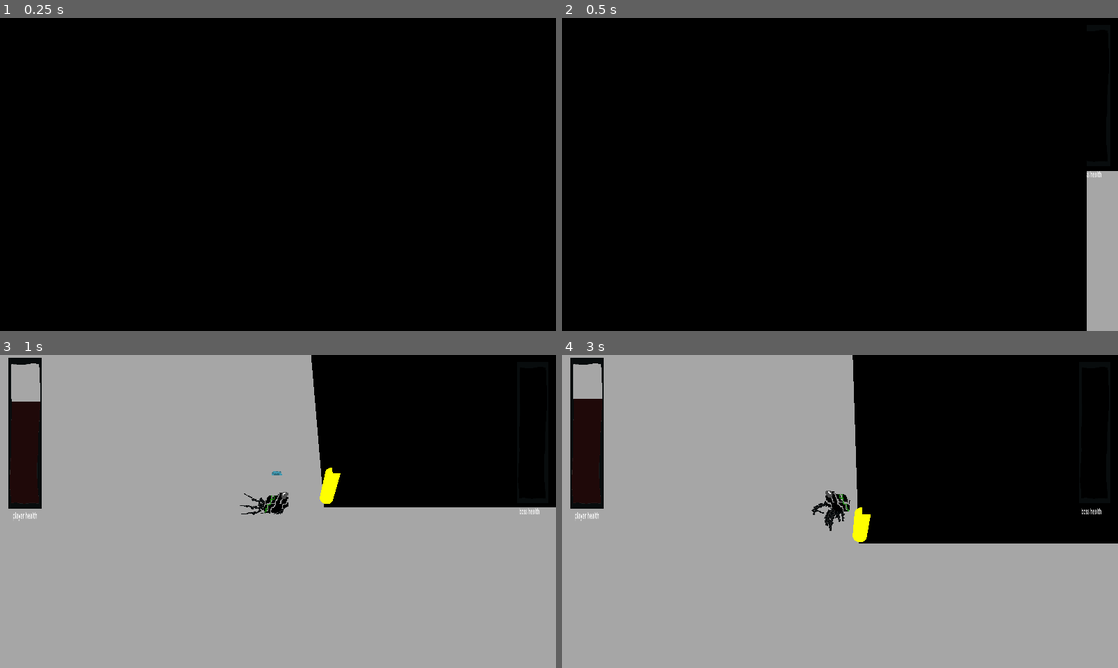
Above: before the commit, frames 1-4 (two rows, left to right).
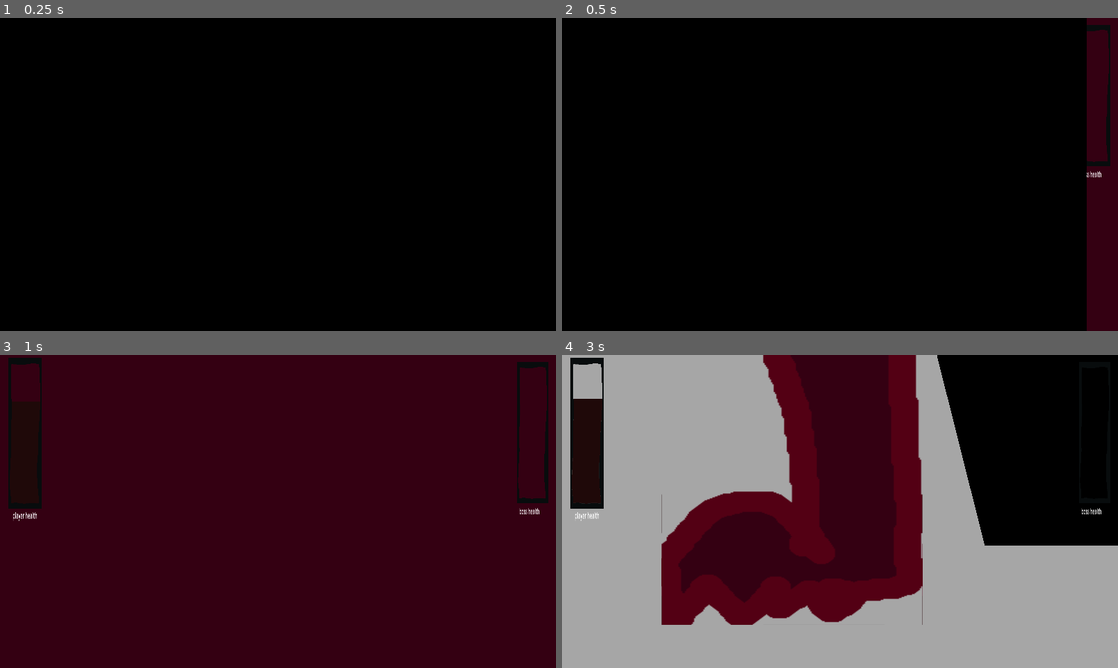
Above: after the commit, the same moments.

Repository: Area9579/Haustoria
Game: Godot game, scene res://Scenes/main.tscn
Same seed, same stepped clock (60 frames per second), same inputs: the game is played once before the commit and once after it. The engine's default icon, where the game draws it, is replaced by a stand-in: a white triangle on a blue panel in a dark square.
Inputs (mouse positions are in pixels of both pictures, inside the frame that each line leads up to):
- Up to frame 1 (0.25 s): no input
- Up to frame 2 (0.5 s): no input
- Up to frame 3 (1 s): move the mouse to (400, 495) at 0.52 s; press the mouse at (400, 495) at 0.53 s
- Up to frame 4 (3 s): move the mouse to (728, 527) at 1.27 s; release the mouse at (728, 527) at 1.28 s; right-click (728, 527) at 1.35 s; move the mouse to (895, 442) at 2.02 s; press the mouse at (895, 442) at 2.03 s; move the mouse to (812, 574) at 2.77 s; release the mouse at (812, 574) at 2.78 s; right-click (812, 574) at 2.85 s

Frame 1 is identical in both runs. In frame 2, 5.3% of the frame differs, in the area x 94-100%, y 0-100%; in frame 3, 97%, in the area x 0-100%, y 0-100%; in frame 4, 33%.

Commit message:
S H E L F

Diff:
--- a/Scenes/level building/board.tscn
+++ b/Scenes/level building/board.tscn
@@ -3,16 +3,16 @@
 [ext_resource type="Texture2D" uid="uid://c0hisog6kd4bj" path="res://Assets/icon.svg" id="1_epeqs"]
 
 [sub_resource type="BoxShape3D" id="BoxShape3D_cy5jx"]
-size = Vector3(9, 0.5, 2)
+size = Vector3(7, 1, 2)
 
-[node name="Brick" type="StaticBody3D"]
+[node name="Board" type="StaticBody3D"]
 
 [node name="CollisionShape3D" type="CollisionShape3D" parent="."]
-transform = Transform3D(1, 0, 0, 0, 1, 0, 0, 0, 1, 0, 0.25, 0)
+transform = Transform3D(1, 0, 0, 0, 1, 0, 0, 0, 1, 0, 0.55365, -0.474365)
 shape = SubResource("BoxShape3D_cy5jx")
 
 [node name="Sprite3D" type="Sprite3D" parent="."]
-transform = Transform3D(7.21, 0, 0, 0, 1.845, 0, 0, 0, 1, 0, 0, 0.355002)
+transform = Transform3D(5.605, 0, 0, 0, 1.695, 0, 0, 0, 1, 0, 0.027, -0.37)
 billboard = 1
 texture_filter = 2
 texture = ExtResource("1_epeqs")
--- a/Scenes/level building/brick.tscn
+++ b/Scenes/level building/brick.tscn
@@ -3,7 +3,7 @@
 [ext_resource type="Texture2D" uid="uid://c0hisog6kd4bj" path="res://Assets/icon.svg" id="1_a2qha"]
 
 [sub_resource type="BoxShape3D" id="BoxShape3D_awj0h"]
-size = Vector3(5, 1.5, 3)
+size = Vector3(5, 1, 2)
 
 [node name="Brick" type="StaticBody3D"]
 
@@ -12,6 +12,6 @@
 shape = SubResource("BoxShape3D_awj0h")
 
 [node name="Sprite3D" type="Sprite3D" parent="."]
-transform = Transform3D(4.445, 0, 0, 0, 3.02, 0, 0, 0, 1, 0, 0, 0.695)
+transform = Transform3D(4.445, 0, 0, 0, 2.02, 0, 0, 0, 1, 0, 0, 0.43)
 billboard = 1
 texture = ExtResource("1_a2qha")
--- /dev/null
+++ b/Scenes/level building/shelf.tscn
@@ -0,0 +1,17 @@
+[gd_scene load_steps=3 format=3 uid="uid://d20nd1dm45ntk"]
+
+[ext_resource type="Texture2D" uid="uid://c1avbi7csy7cq" path="res://Assets/Untitled.png" id="1_vk03l"]
+
+[sub_resource type="BoxShape3D" id="BoxShape3D_bjg28"]
+size = Vector3(7.125, 0.64, 0.52)
+
+[node name="shelf" type="StaticBody3D"]
+
+[node name="Sprite3D" type="Sprite3D" parent="."]
+transform = Transform3D(1, 0, 0, 0, 1, 0, 0, 0, 1, 0, 1.01396, 0)
+billboard = 1
+texture = ExtResource("1_vk03l")
+
+[node name="CollisionShape3D" type="CollisionShape3D" parent="."]
+transform = Transform3D(1, 0, 0, 0, 1, 0, 0, 0, 1, 0, 0, 1.20033)
+shape = SubResource("BoxShape3D_bjg28")
--- a/Scenes/main.tscn
+++ b/Scenes/main.tscn
@@ -1,6 +1,7 @@
-[gd_scene load_steps=32 format=3 uid="uid://magi1winy2i"]
+[gd_scene load_steps=25 format=3 uid="uid://magi1winy2i"]
 
 [ext_resource type="PackedScene" uid="uid://bodkn07lr8mwg" path="res://Scenes/level building/brick.tscn" id="2_6bhao"]
+[ext_resource type="PackedScene" uid="uid://d20nd1dm45ntk" path="res://Scenes/level building/shelf.tscn" id="3_57pj4"]
 [ext_resource type="PackedScene" uid="uid://cqilpksvt514c" path="res://Scenes/level building/board.tscn" id="3_citfc"]
 [ext_resource type="PackedScene" uid="uid://eb354oelrc8q" path="res://Scenes/poison.tscn" id="5_6xnfu"]
 [ext_resource type="PackedScene" uid="uid://fl224xwk37sl" path="res://Scenes/Boss.tscn" id="6_31op1"]
@@ -14,24 +15,17 @@
 agent_radius = 0.2
 
 [sub_resource type="BoxShape3D" id="BoxShape3D_o8gs5"]
-size = Vector3(100, 1, 100)
+size = Vector3(75, 1, 75)
 
 [sub_resource type="StandardMaterial3D" id="StandardMaterial3D_gxsjk"]
 albedo_color = Color(0.517184, 0.517184, 0.517184, 1)
 
 [sub_resource type="BoxMesh" id="BoxMesh_j6jtq"]
 material = SubResource("StandardMaterial3D_gxsjk")
-size = Vector3(100, 1, 100)
-
-[sub_resource type="BoxShape3D" id="BoxShape3D_b6uhl"]
-size = Vector3(42, 1, 34)
-
-[sub_resource type="BoxMesh" id="BoxMesh_kf076"]
-material = SubResource("StandardMaterial3D_gxsjk")
-size = Vector3(42, 1, 34)
+size = Vector3(75, 1, 75)
 
 [sub_resource type="BoxShape3D" id="BoxShape3D_4nbox"]
-size = Vector3(100, 8, 2)
+size = Vector3(75, 8, 2)
 
 [sub_resource type="Gradient" id="Gradient_8fsq7"]
 offsets = PackedFloat32Array(0, 0.785714)
@@ -50,28 +44,7 @@
 
 [sub_resource type="BoxMesh" id="BoxMesh_fnqw4"]
 material = SubResource("StandardMaterial3D_4u8g2")
-size = Vector3(100, 8, 2)
-
-[sub_resource type="BoxShape3D" id="BoxShape3D_yu57o"]
-size = Vector3(70, 8, 2)
-
-[sub_resource type="BoxMesh" id="BoxMesh_sjhh8"]
-material = SubResource("StandardMaterial3D_4u8g2")
-size = Vector3(70, 8, 2)
-
-[sub_resource type="BoxShape3D" id="BoxShape3D_5qdur"]
-size = Vector3(50, 8, 1)
-
-[sub_resource type="BoxMesh" id="BoxMesh_r6cku"]
-material = SubResource("StandardMaterial3D_4u8g2")
-size = Vector3(50, 8, 2)
-
-[sub_resource type="BoxShape3D" id="BoxShape3D_n823q"]
-size = Vector3(42, 8, 2)
-
-[sub_resource type="BoxMesh" id="BoxMesh_5klgl"]
-material = SubResource("StandardMaterial3D_4u8g2")
-size = Vector3(42, 8, 2)
+size = Vector3(75, 8, 2)
 
 [sub_resource type="BoxShape3D" id="BoxShape3D_vmfdv"]
 size = Vector3(8, 8, 2)
@@ -128,132 +101,79 @@
 mesh = SubResource("BoxMesh_j6jtq")
 skeleton = NodePath("../../../..")
 
-[node name="CollisionShape3D2" type="CollisionShape3D" parent="NavigationRegion3D/FLOOR"]
-transform = Transform3D(1, 0, 0, 0, 1, 0, 0, 0, 1, -29, 0, -67)
-shape = SubResource("BoxShape3D_b6uhl")
-
-[node name="MeshInstance3D" type="MeshInstance3D" parent="NavigationRegion3D/FLOOR/CollisionShape3D2"]
-layers = 3
-mesh = SubResource("BoxMesh_kf076")
-skeleton = NodePath("../../../..")
-
 [node name="BIGWALL" type="StaticBody3D" parent="NavigationRegion3D"]
 transform = Transform3D(1, 0, 0, 0, -4.37114e-08, -1, 0, 1, -4.37114e-08, 0, 0, 0)
 
-[node name="CollisionShape3D2" type="CollisionShape3D" parent="NavigationRegion3D/BIGWALL"]
-transform = Transform3D(-4.37114e-08, 1, 0, -1, -4.37114e-08, 0, 0, 0, 1, -54, 1.00536e-06, -4.39458e-14)
-shape = SubResource("BoxShape3D_4nbox")
-
-[node name="MeshInstance3D2" type="MeshInstance3D" parent="NavigationRegion3D/BIGWALL/CollisionShape3D2"]
-layers = 3
-mesh = SubResource("BoxMesh_fnqw4")
-skeleton = NodePath("../../../..")
-
-[node name="CollisionShape3D4" type="CollisionShape3D" parent="NavigationRegion3D/BIGWALL"]
-transform = Transform3D(-1, -8.74228e-08, 0, 8.74228e-08, -1, 0, 0, 0, 1, 15, -54, 4.53066e-07)
-shape = SubResource("BoxShape3D_yu57o")
-
-[node name="MeshInstance3D2" type="MeshInstance3D" parent="NavigationRegion3D/BIGWALL/CollisionShape3D4"]
-layers = 3
-mesh = SubResource("BoxMesh_sjhh8")
-skeleton = NodePath("../../../..")
-
-[node name="CollisionShape3D5" type="CollisionShape3D" parent="NavigationRegion3D/BIGWALL"]
-transform = Transform3D(-1, -8.74228e-08, 0, 8.74228e-08, -1, 0, 0, 0, 1, -33, -88, 1.93925e-06)
-shape = SubResource("BoxShape3D_5qdur")
-
-[node name="MeshInstance3D2" type="MeshInstance3D" parent="NavigationRegion3D/BIGWALL/CollisionShape3D5"]
-layers = 3
-mesh = SubResource("BoxMesh_r6cku")
-skeleton = NodePath("../../../..")
-
-[node name="CollisionShape3D7" type="CollisionShape3D" parent="NavigationRegion3D/BIGWALL"]
-transform = Transform3D(-4.37114e-08, 1, 4.37114e-08, -1, -4.37114e-08, 4.37114e-08, 4.37114e-08, -4.37114e-08, 1, -54, -71, 1.19616e-06)
-shape = SubResource("BoxShape3D_n823q")
-
-[node name="MeshInstance3D2" type="MeshInstance3D" parent="NavigationRegion3D/BIGWALL/CollisionShape3D7"]
-layers = 3
-mesh = SubResource("BoxMesh_5klgl")
-skeleton = NodePath("../../../..")
-
-[node name="CollisionShape3D6" type="CollisionShape3D" parent="NavigationRegion3D/BIGWALL"]
-transform = Transform3D(-4.37114e-08, 1, 4.37114e-08, -1, -4.37114e-08, 4.37114e-08, 4.37114e-08, -4.37114e-08, 1, -4, -71, 1.19616e-06)
-shape = SubResource("BoxShape3D_n823q")
-
-[node name="MeshInstance3D2" type="MeshInstance3D" parent="NavigationRegion3D/BIGWALL/CollisionShape3D6"]
-layers = 3
-mesh = SubResource("BoxMesh_5klgl")
-skeleton = NodePath("../../../..")
-
-[node name="CollisionShape3D3" type="CollisionShape3D" parent="NavigationRegion3D/BIGWALL"]
-transform = Transform3D(-4.37114e-08, 1, 0, -1, -4.37114e-08, 0, 0, 0, 1, 54, 1.00536e-06, -4.39458e-14)
-shape = SubResource("BoxShape3D_4nbox")
-
-[node name="MeshInstance3D2" type="MeshInstance3D" parent="NavigationRegion3D/BIGWALL/CollisionShape3D3"]
-layers = 3
-mesh = SubResource("BoxMesh_fnqw4")
-skeleton = NodePath("../../../..")
-
-[node name="CollisionShape3D11" type="CollisionShape3D" parent="NavigationRegion3D/BIGWALL"]
-transform = Transform3D(-1, -8.74228e-08, 0, 8.74228e-08, -1, 0, 0, 0, 1, 0, 54, -4.53066e-07)
-shape = SubResource("BoxShape3D_4nbox")
-
-[node name="Pillar2" type="CollisionShape3D" parent="NavigationRegion3D/BIGWALL"]
-transform = Transform3D(1, 0, 0, 0, 1, 0, 0, 0, 1, 28, 36, -1.04907e-06)
+[node name="Bigwall1" type="CollisionShape3D" parent="NavigationRegion3D/BIGWALL"]
+transform = Transform3D(-4.37114e-08, 1, 0, -1, -4.37114e-08, 0, 0, 0, 1, -41.5, 0, 0)
+shape = SubResource("BoxShape3D_4nbox")
+
+[node name="MeshInstance3D2" type="MeshInstance3D" parent="NavigationRegion3D/BIGWALL/Bigwall1"]
+layers = 3
+mesh = SubResource("BoxMesh_fnqw4")
+skeleton = NodePath("../../../..")
+
+[node name="Bigwall2" type="CollisionShape3D" parent="NavigationRegion3D/BIGWALL"]
+transform = Transform3D(-4.37114e-08, 1, 0, -1, -4.37114e-08, 0, 0, 0, 1, 41.5, 0, 0)
+shape = SubResource("BoxShape3D_4nbox")
+
+[node name="MeshInstance3D2" type="MeshInstance3D" parent="NavigationRegion3D/BIGWALL/Bigwall2"]
+layers = 3
+mesh = SubResource("BoxMesh_fnqw4")
+skeleton = NodePath("../../../..")
+
+[node name="Bigwall3" type="CollisionShape3D" parent="NavigationRegion3D/BIGWALL"]
+transform = Transform3D(-1, -8.74228e-08, 0, 8.74228e-08, -1, 0, 0, 0, 1, 0, 41.5, 0)
+shape = SubResource("BoxShape3D_4nbox")
+
+[node name="MeshInstance3D2" type="MeshInstance3D" parent="NavigationRegion3D/BIGWALL/Bigwall3"]
+layers = 3
+mesh = SubResource("BoxMesh_fnqw4")
+skeleton = NodePath("../../../..")
+
+[node name="Bigwall4" type="CollisionShape3D" parent="NavigationRegion3D/BIGWALL"]
+transform = Transform3D(-1, -8.74228e-08, 0, 8.74228e-08, -1, 0, 0, 0, 1, 0, -41.5, 0)
+shape = SubResource("BoxShape3D_4nbox")
+
+[node name="MeshInstance3D2" type="MeshInstance3D" parent="NavigationRegion3D/BIGWALL/Bigwall4"]
+layers = 3
+mesh = SubResource("BoxMesh_fnqw4")
+skeleton = NodePath("../../../..")
+
+[node name="Pillar5" type="CollisionShape3D" parent="NavigationRegion3D/BIGWALL"]
+transform = Transform3D(1, 0, 0, 0, 1, 0, 0, 0, 1, -8, 28, -4.37115e-08)
 shape = SubResource("BoxShape3D_vmfdv")
 
-[node name="MeshInstance3D" type="MeshInstance3D" parent="NavigationRegion3D/BIGWALL/Pillar2"]
+[node name="MeshInstance3D" type="MeshInstance3D" parent="NavigationRegion3D/BIGWALL/Pillar5"]
 mesh = SubResource("BoxMesh_pli2j")
 
-[node name="Pillar4" type="CollisionShape3D" parent="NavigationRegion3D/BIGWALL"]
-transform = Transform3D(1, 0, 0, 0, 1, 0, 0, 0, 1, 28, 20, -3.49691e-07)
+[node name="Pillar6" type="CollisionShape3D" parent="NavigationRegion3D/BIGWALL"]
+transform = Transform3D(1, 0, 0, 0, 1, 0, 0, 0, 1, 23, 20, -3.93403e-07)
 shape = SubResource("BoxShape3D_vmfdv")
 
-[node name="MeshInstance3D" type="MeshInstance3D" parent="NavigationRegion3D/BIGWALL/Pillar4"]
+[node name="MeshInstance3D" type="MeshInstance3D" parent="NavigationRegion3D/BIGWALL/Pillar6"]
 mesh = SubResource("BoxMesh_pli2j")
 
 [node name="Pillar3" type="CollisionShape3D" parent="NavigationRegion3D/BIGWALL"]
-transform = Transform3D(1, 0, 0, 0, 1, 0, 0, 0, 1, -46, -54, 2.88495e-06)
+transform = Transform3D(1, 0, 0, 0, 1, 0, 0, 0, 1, 20, -33.5, 0)
 shape = SubResource("BoxShape3D_vmfdv")
 
 [node name="MeshInstance3D" type="MeshInstance3D" parent="NavigationRegion3D/BIGWALL/Pillar3"]
 mesh = SubResource("BoxMesh_pli2j")
 
-[node name="Pillar5" type="CollisionShape3D" parent="NavigationRegion3D/BIGWALL"]
-transform = Transform3D(1, 0, 0, 0, 1, 0, 0, 0, 1, 4, -4, 6.99382e-07)
-shape = SubResource("BoxShape3D_vmfdv")
-
-[node name="MeshInstance3D" type="MeshInstance3D" parent="NavigationRegion3D/BIGWALL/Pillar5"]
-mesh = SubResource("BoxMesh_pli2j")
-
-[node name="CollisionShape3D16" type="CollisionShape3D" parent="NavigationRegion3D/BIGWALL"]
-transform = Transform3D(-1, -3.17865e-08, 4.37114e-08, 3.17865e-08, -1, 4.37114e-08, 4.37114e-08, 4.37114e-08, 1, -16, 36, 2.62268e-07)
-shape = SubResource("BoxShape3D_4xjao")
-
-[node name="MeshInstance3D" type="MeshInstance3D" parent="NavigationRegion3D/BIGWALL/CollisionShape3D16"]
-mesh = SubResource("BoxMesh_6h3sb")
-
 [node name="CollisionShape3D19" type="CollisionShape3D" parent="NavigationRegion3D/BIGWALL"]
-transform = Transform3D(-1, -3.17865e-08, 4.37114e-08, 3.17865e-08, -1, 4.37114e-08, 4.37114e-08, 4.37114e-08, 1, 16, -4, 1.74846e-07)
+transform = Transform3D(-1, -3.17865e-08, 4.37114e-08, 3.17865e-08, -1, 4.37114e-08, 4.37114e-08, 4.37114e-08, 1, 13.5, -4, 0)
 shape = SubResource("BoxShape3D_4xjao")
 
 [node name="MeshInstance3D" type="MeshInstance3D" parent="NavigationRegion3D/BIGWALL/CollisionShape3D19"]
 mesh = SubResource("BoxMesh_6h3sb")
 
-[node name="CollisionShape3D28" type="CollisionShape3D" parent="NavigationRegion3D/BIGWALL"]
-transform = Transform3D(-1, -2.98023e-08, 4.37114e-08, 2.98023e-08, -1, 4.37114e-08, 4.37114e-08, 4.37114e-08, 1, 48, -4, 1.74846e-07)
-shape = SubResource("BoxShape3D_4xjao")
-
-[node name="MeshInstance3D" type="MeshInstance3D" parent="NavigationRegion3D/BIGWALL/CollisionShape3D28"]
-transform = Transform3D(1, 0, -1.05879e-22, 0, 1, 0, 6.70556e-23, 0, 1, 0, 0, 0)
-mesh = SubResource("BoxMesh_6h3sb")
-
 [node name="CollisionShape3D29" type="CollisionShape3D" parent="NavigationRegion3D/BIGWALL"]
-transform = Transform3D(-1, -2.98023e-08, 4.37114e-08, 2.98023e-08, -1, 4.37114e-08, 4.37114e-08, 4.37114e-08, 1, 32, -4, 1.74846e-07)
+transform = Transform3D(-1, -2.98023e-08, 4.37114e-08, 2.98023e-08, -1, 4.37114e-08, 4.37114e-08, 4.37114e-08, 1, 29.5, -4, 0)
 shape = SubResource("BoxShape3D_4xjao")
 
 [node name="MeshInstance3D" type="MeshInstance3D" parent="NavigationRegion3D/BIGWALL/CollisionShape3D29"]
-transform = Transform3D(1, 0, -1.05879e-22, 0, 1, 0, 6.70556e-23, 0, 1, 0, 0, 0)
+transform = Transform3D(1, 0, -9.40393e-38, 0, 1, 3.15544e-30, -3.88235e-23, 0, 1, 0, 0, 0)
 mesh = SubResource("BoxMesh_6h3sb")
 
 [node name="CollisionShape3D26" type="CollisionShape3D" parent="NavigationRegion3D/BIGWALL"]
@@ -263,97 +183,82 @@
 [node name="MeshInstance3D" type="MeshInstance3D" parent="NavigationRegion3D/BIGWALL/CollisionShape3D26"]
 mesh = SubResource("BoxMesh_6h3sb")
 
+[node name="CollisionShape3D22" type="CollisionShape3D" parent="NavigationRegion3D/BIGWALL"]
+transform = Transform3D(1.19249e-08, 1, -3.55271e-15, -1, 1.19249e-08, 8.74228e-08, 8.74228e-08, 3.03146e-15, 1, -4, -24, -1.31134e-07)
+shape = SubResource("BoxShape3D_4xjao")
+
+[node name="MeshInstance3D" type="MeshInstance3D" parent="NavigationRegion3D/BIGWALL/CollisionShape3D22"]
+transform = Transform3D(1, 0, 0, 0, 1, 0, 6.87632e-23, 0, 1, 0, 0, 0)
+mesh = SubResource("BoxMesh_6h3sb")
+
+[node name="CollisionShape3D23" type="CollisionShape3D" parent="NavigationRegion3D/BIGWALL"]
+transform = Transform3D(-1, -8.74228e-08, 0, 8.74228e-08, -1, 0, 0, 0, 1, -8, -12, 4.37114e-08)
+shape = SubResource("BoxShape3D_4xjao")
+
+[node name="MeshInstance3D" type="MeshInstance3D" parent="NavigationRegion3D/BIGWALL/CollisionShape3D23"]
+mesh = SubResource("BoxMesh_6h3sb")
+
+[node name="CollisionShape3D17" type="CollisionShape3D" parent="NavigationRegion3D/BIGWALL"]
+transform = Transform3D(-4.37114e-08, 1, 4.37114e-08, -1, -4.37114e-08, 4.37114e-08, 4.37114e-08, -4.37114e-08, 1, -8, 16, 9.61651e-07)
+shape = SubResource("BoxShape3D_4xjao")
+
+[node name="MeshInstance3D" type="MeshInstance3D" parent="NavigationRegion3D/BIGWALL/CollisionShape3D17"]
+mesh = SubResource("BoxMesh_6h3sb")
+
 [node name="CollisionShape3D20" type="CollisionShape3D" parent="NavigationRegion3D/BIGWALL"]
-transform = Transform3D(7.54979e-08, -1, 0, 1, 7.54979e-08, 0, 0, 0, 1, 20, -42, 8.74228e-08)
+transform = Transform3D(-4.37114e-08, -1, -4.37114e-08, 1, -4.37114e-08, 4.37114e-08, -4.37114e-08, -4.37114e-08, 1, 23, 8, 1.31135e-06)
 shape = SubResource("BoxShape3D_4xjao")
 
 [node name="MeshInstance3D" type="MeshInstance3D" parent="NavigationRegion3D/BIGWALL/CollisionShape3D20"]
 mesh = SubResource("BoxMesh_6h3sb")
 
-[node name="CollisionShape3D22" type="CollisionShape3D" parent="NavigationRegion3D/BIGWALL"]
-transform = Transform3D(7.54979e-08, -1, 0, 1, 7.54979e-08, 0, 0, 0, 1, -12, -32, 2.62268e-07)
-shape = SubResource("BoxShape3D_4xjao")
-
-[node name="MeshInstance3D" type="MeshInstance3D" parent="NavigationRegion3D/BIGWALL/CollisionShape3D22"]
-mesh = SubResource("BoxMesh_6h3sb")
-
-[node name="CollisionShape3D23" type="CollisionShape3D" parent="NavigationRegion3D/BIGWALL"]
-transform = Transform3D(-1, -8.74228e-08, 0, 8.74228e-08, -1, 0, 0, 0, 1, -16, -20, -8.74228e-08)
-shape = SubResource("BoxShape3D_4xjao")
-
-[node name="MeshInstance3D" type="MeshInstance3D" parent="NavigationRegion3D/BIGWALL/CollisionShape3D23"]
-mesh = SubResource("BoxMesh_6h3sb")
-
-[node name="CollisionShape3D24" type="CollisionShape3D" parent="NavigationRegion3D/BIGWALL"]
-transform = Transform3D(-1, -8.74228e-08, 0, 8.74228e-08, -1, 0, 0, 0, 1, -32, -20, -8.74228e-08)
-shape = SubResource("BoxShape3D_4xjao")
-
-[node name="MeshInstance3D" type="MeshInstance3D" parent="NavigationRegion3D/BIGWALL/CollisionShape3D24"]
-mesh = SubResource("BoxMesh_6h3sb")
-
-[node name="CollisionShape3D17" type="CollisionShape3D" parent="NavigationRegion3D/BIGWALL"]
-transform = Transform3D(-4.37114e-08, 1, 4.37114e-08, -1, -4.37114e-08, 4.37114e-08, 4.37114e-08, -4.37114e-08, 1, -20, 24, 6.1196e-07)
-shape = SubResource("BoxShape3D_4xjao")
-
-[node name="MeshInstance3D" type="MeshInstance3D" parent="NavigationRegion3D/BIGWALL/CollisionShape3D17"]
-mesh = SubResource("BoxMesh_6h3sb")
-
-[node name="CollisionShape3D18" type="CollisionShape3D" parent="NavigationRegion3D/BIGWALL"]
-transform = Transform3D(-1, -8.74228e-08, 0, 8.74228e-08, -1, 0, 0, 0, 1, -42, 20, 7.86805e-07)
-shape = SubResource("BoxShape3D_4xjao")
-
-[node name="MeshInstance3D" type="MeshInstance3D" parent="NavigationRegion3D/BIGWALL/CollisionShape3D18"]
+[node name="CollisionShape3D21" type="CollisionShape3D" parent="NavigationRegion3D/BIGWALL"]
+transform = Transform3D(1, -1.74845e-07, -3.55271e-15, 1.74845e-07, 1, 8.74228e-08, -4.09002e-15, -8.74228e-08, 1, -29.5, -12, 0)
+shape = SubResource("BoxShape3D_4xjao")
+
+[node name="MeshInstance3D" type="MeshInstance3D" parent="NavigationRegion3D/BIGWALL/CollisionShape3D21"]
 mesh = SubResource("BoxMesh_6h3sb")
 
 [node name="CollisionShape3D27" type="CollisionShape3D" parent="NavigationRegion3D/BIGWALL"]
-transform = Transform3D(-4.37114e-08, 1, 4.37114e-08, -1, -4.37114e-08, 4.37114e-08, 4.37114e-08, -4.37114e-08, 1, 28, 8, 1.31134e-06)
+transform = Transform3D(-4.37114e-08, 1, 4.37114e-08, -1, -4.37114e-08, 4.37114e-08, 4.37114e-08, -4.37114e-08, 1, 4, 28, 4.37109e-07)
 shape = SubResource("BoxShape3D_4xjao")
 
 [node name="MeshInstance3D" type="MeshInstance3D" parent="NavigationRegion3D/BIGWALL/CollisionShape3D27"]
-transform = Transform3D(1, 0, 0, 0, 1, 0, 0, -7.17753e-23, 1, 0, 0, 0)
+transform = Transform3D(-4.37114e-08, -1, -4.37114e-08, 1, -4.37114e-08, -4.37114e-08, 4.37114e-08, -4.37114e-08, 1, 0, 0, 0)
 mesh = SubResource("BoxMesh_6h3sb")
 
 [node name="Board" parent="NavigationRegion3D" instance=ExtResource("3_citfc")]
-transform = Transform3D(1, 0, 0, 0, 1, 0, 0, 0, 1, -22, -0.5, -36)
+transform = Transform3D(1, 0, 0, 0, 1, 0, 0, 0, 1, 29, -0.5, -13)
 
 [node name="Board2" parent="NavigationRegion3D" instance=ExtResource("3_citfc")]
-transform = Transform3D(1, 0, 0, 0, 1, 0, 0, 0, 1, -39, -0.5, -32)
+transform = Transform3D(1, 0, 0, 0, 1, 0, 0, 0, 1, 27, -0.5, -20)
 
 [node name="Board3" parent="NavigationRegion3D" instance=ExtResource("3_citfc")]
-transform = Transform3D(1, 0, 0, 0, 1, 0, 0, 0, 1, -41, -0.5, -43)
-
-[node name="Board4" parent="NavigationRegion3D" instance=ExtResource("3_citfc")]
-transform = Transform3D(1, 0, 0, 0, 1, 0, 0, 0, 1, -16, -0.5, -6)
-
-[node name="Board5" parent="NavigationRegion3D" instance=ExtResource("3_citfc")]
-transform = Transform3D(1, 0, 0, 0, 1, 0, 0, 0, 1, -35, -0.5, 8)
-
-[node name="Board6" parent="NavigationRegion3D" instance=ExtResource("3_citfc")]
-transform = Transform3D(1, 0, 0, 0, 1, 0, 0, 0, 1, -4, -0.5, 25)
-
-[node name="Board7" parent="NavigationRegion3D" instance=ExtResource("3_citfc")]
-transform = Transform3D(1, 0, 0, 0, 1, 0, 0, 0, 1, 14, -0.5, 8)
-
-[node name="Board8" parent="NavigationRegion3D" instance=ExtResource("3_citfc")]
-transform = Transform3D(1, 0, 0, 0, 1, 0, 0, 0, 1, 23, -0.5, 47)
-
-[node name="Board9" parent="NavigationRegion3D" instance=ExtResource("3_citfc")]
-transform = Transform3D(1, 0, 0, 0, 1, 0, 0, 0, 1, 44, -0.5, 33)
+transform = Transform3D(1, 0, 0, 0, 1, 0, 0, 0, 1, 8, -0.5, -13)
 
 [node name="Brick" parent="NavigationRegion3D" instance=ExtResource("2_6bhao")]
-transform = Transform3D(1, 0, 0, 0, 1, 0, 0, 0, 1, 46, -0.5, 11)
+transform = Transform3D(1, 0, 0, 0, 1, 0, 0, 0, 1, 35, -0.5, -17)
 
 [node name="Brick2" parent="NavigationRegion3D" instance=ExtResource("2_6bhao")]
-transform = Transform3D(1, 0, 0, 0, 1, 0, 0, 0, 1, 46, -0.5, -12)
+transform = Transform3D(1, 0, 0, 0, 1, 0, 0, 0, 1, 30, -0.5, -32)
 
 [node name="Brick3" parent="NavigationRegion3D" instance=ExtResource("2_6bhao")]
-transform = Transform3D(1, 0, 0, 0, 1, 0, 0, 0, 1, 28, -0.5, -21)
+transform = Transform3D(1, 0, 0, 0, 1, 0, 0, 0, 1, 32, -0.5, 9)
 
 [node name="Brick4" parent="NavigationRegion3D" instance=ExtResource("2_6bhao")]
-transform = Transform3D(1, 0, 0, 0, 1, 0, 0, 0, 1, -40, -0.5, 27)
+transform = Transform3D(1, 0, 0, 0, 1, 0, 0, 0, 1, 37, -0.5, 14)
 
 [node name="Brick5" parent="NavigationRegion3D" instance=ExtResource("2_6bhao")]
-transform = Transform3D(1, 0, 0, 0, 1, 0, 0, 0, 1, -32, -0.5, 47)
+transform = Transform3D(1, 0, 0, 0, 1, 0, 0, 0, 1, 28, -0.5, 24)
+
+[node name="Shelf" parent="NavigationRegion3D" instance=ExtResource("3_57pj4")]
+transform = Transform3D(2.46, 0, 0, 0, 2.46, 0, 0, 0, 2.46, -22, -1, 11)
+
+[node name="Shelf2" parent="NavigationRegion3D" instance=ExtResource("3_57pj4")]
+transform = Transform3D(2.46, 0, 0, 0, 2.46, 0, 0, 0, 2.46, -28, -1, 21)
+
+[node name="Shelf3" parent="NavigationRegion3D" instance=ExtResource("3_57pj4")]
+transform = Transform3D(2.46, 0, 0, 0, 2.46, 0, 0, 0, 2.46, -22, -1, 29)
 
 [node name="Player" parent="." instance=ExtResource("7_m2bmv")]
 
@@ -361,16 +266,16 @@
 environment = SubResource("Environment_ibggl")
 
 [node name="Poison" parent="." instance=ExtResource("5_6xnfu")]
-transform = Transform3D(1, 0, 0, 0, 1, 0, 0, 0, 1, 28.7505, 0.0883021, -37.8647)
+transform = Transform3D(1, 0, 0, 0, 1, 0, 0, 0, 1, 35.7505, 0.0883021, -35.8647)
 poison = "Cyanide"
 
 [node name="Poison2" parent="." instance=ExtResource("5_6xnfu")]
-transform = Transform3D(1, 0, 0, 0, 1, 0, 0, 0, 1, 33.5754, -0.465039, -37.4542)
+transform = Transform3D(1, 0, 0, 0, 1, 0, 0, 0, 1, -10.4246, -0.465039, 1.5458)
 poison = "Sulfiric Acid"
 
 [node name="Poison3" parent="." instance=ExtResource("5_6xnfu")]
-transform = Transform3D(1, 0, 0, 0, 1, 0, 0, 0, 1, 31.7559, -0.527434, -34.8739)
+transform = Transform3D(1, 0, 0, 0, 1, 0, 0, 0, 1, -12.2441, -0.527434, 4.1261)
 poison = "Nitrate"
 
 [node name="Boss" parent="." instance=ExtResource("6_31op1")]
-transform = Transform3D(1, 0, 0, 0, 1, 0, 0, 0, 1, -34, 1.16462, 21)
+transform = Transform3D(1, 0, 0, 0, 1, 0, 0, 0, 1, -5, 1.16462, 7)
--- a/Scripts/player.gd
+++ b/Scripts/player.gd
@@ -7,7 +7,7 @@
 
 var frozen = false
 
-const SPEED = 1.2 #used for launching speed
+const SPEED = 1.1 #used for launching speed
 const JUMP_VELOCITY = 4.5
 const BOUNCE_MULTIPLIER = 5.0 #how much the player bounces off surfaces
 const VELOCITY_MULTIPLIER = 30.0 #used to calculate how snappy the drag is
Binary file added: Assets/Untitled.png
Not shown, added: Assets/Untitled.png.import
